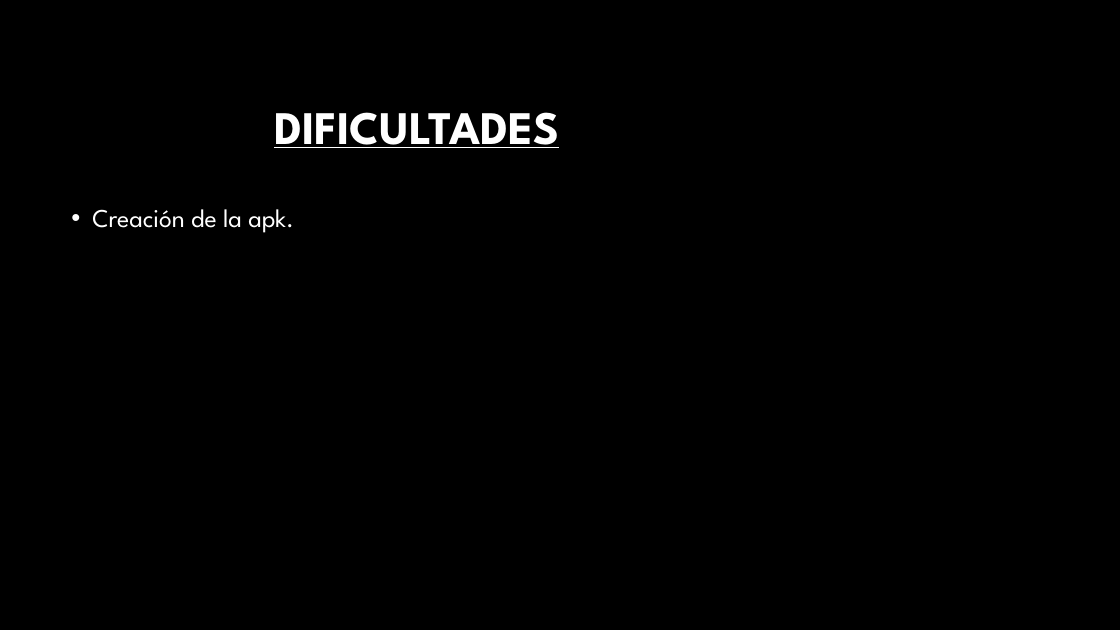
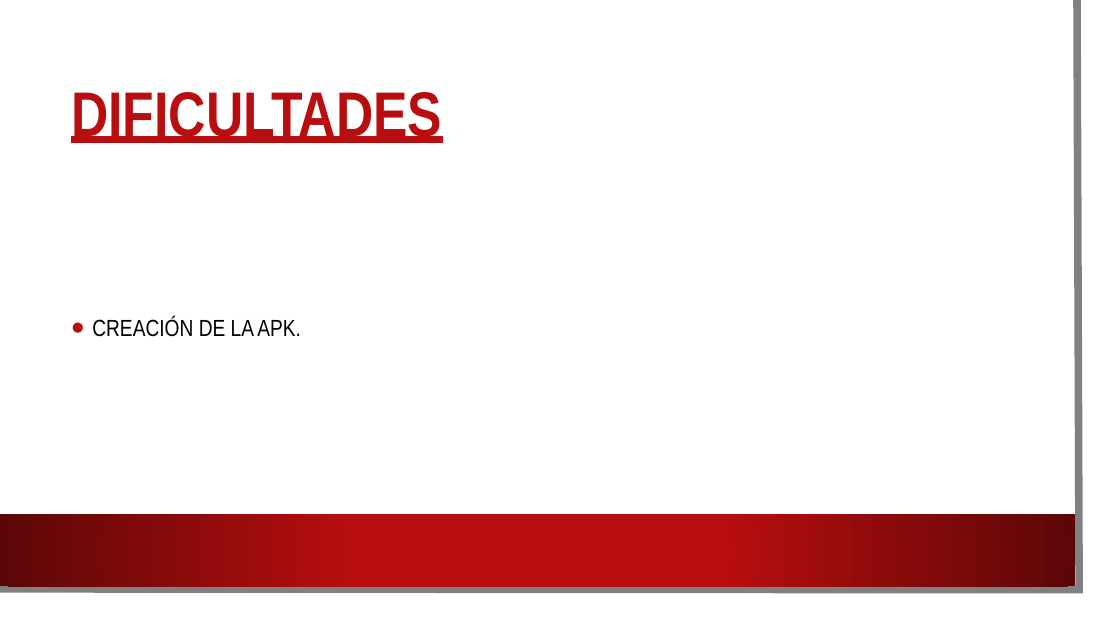
Before and after one commit to Bector/EPE2, a slide deck: slide 4 of NEflih.pptx. Drawn at 1120x630 pixels with LibreOffice and Linux fonts; fonts in the diff are those of the drawing; background and template pictures are left out. Boxes give left, top, right and bottom in pixels: in the first picture for what was removed or moved away, otherwise in the second. Text is boxed around its words. In the diff, an @@ line names an element or a change of style, - is before the commit and + after.

```diff
--- a/NEflih.pptx
+++ b/NEflih.pptx
@@ background #000000 to picture (left out) @@
@@ rectangle added at (0,0,1101,611), fill #FFFFFF @@
@@ freeform shape added at (0,0,1080,590), outline #808080 6.5 pt @@
@@ title "DIFICULTADES": place and size @@
-title "DIFICULTADES" at (274,112,559,148)
+title "DIFICULTADES" at (71,92,442,143)
@@ title "DIFICULTADES" at (71,92,442,143): size 40 to 54 pt, font League Spartan to Arial Narrow, text colour #FFFFFF to #B80E0F @@
@@ text "CREACIÓN DE LA APK." at (92,317,301,337): vertical alignment top to middle @@
@@ text at (92,317,301,337): text changed; size 22 to 20 pt; font League Spartan to Arial Narrow; text colour #FFFFFF to #000000 @@
-• Creación de la apk.
+• CREACIÓN DE LA APK.
@@ rectangle added at (0,514,1075,586), fill gradient #B80E0F to #5C0707 @@
```
Also in this commit, not shown: 4 other slides changed.
